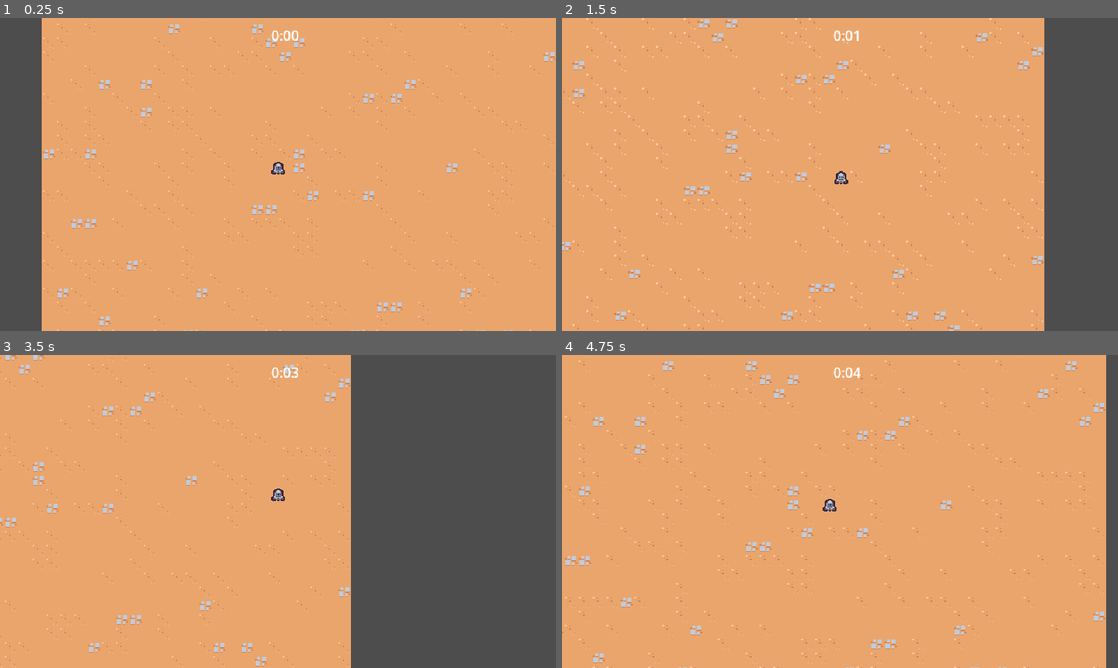
Above: before the commit, frames 1-4 (two rows, left to right).
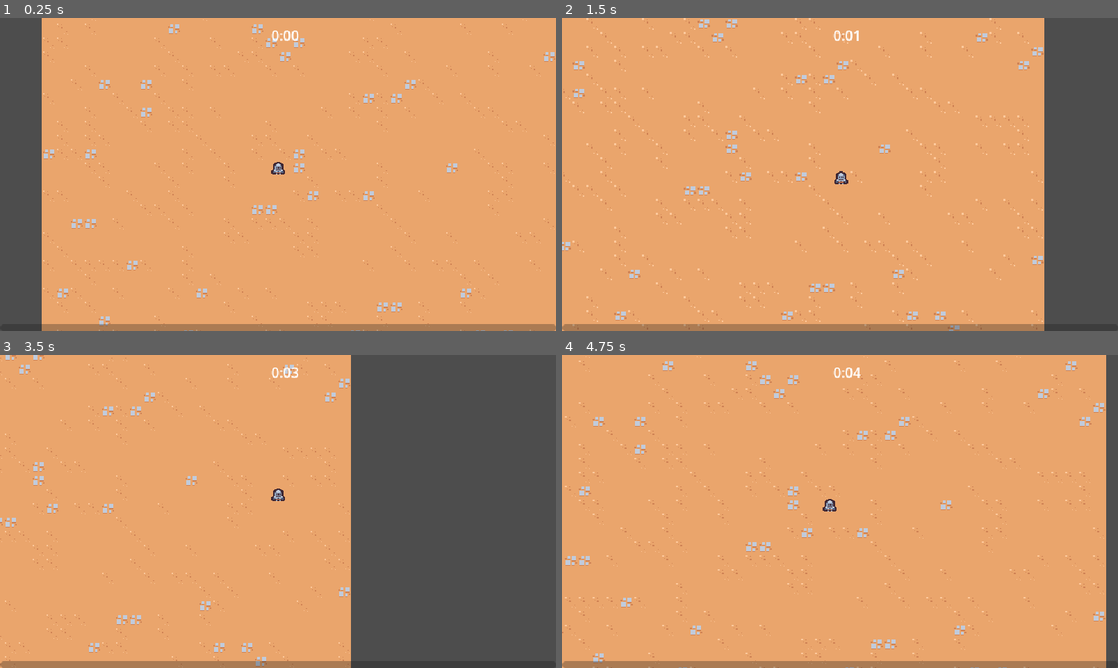
Above: after the commit, the same moments.

Repository: ErenJaegerKing/Dream_Learn
Game: Godot game, scene res://scenes/main/main.tscn
The game is run twice, just before and just after one commit, with the same random seed, the same clock (stepped at 60 frames per second) and the same inputs.
Inputs:
- Up to frame 1 (0.25 s): no input
- Up to frame 2 (1.5 s): tap Enter at 0.5 s; hold D (move_right ) 0.53-1.28 s; hold S (move_down) from 1.28 s (still down)
- Up to frame 3 (3.5 s): release S (move_down) at 2.03 s; hold D (move_right ) 2.03-2.78 s; hold W (move_up) from 2.78 s (still down)
- Up to frame 4 (4.75 s): release W (move_up) at 3.53 s; hold A (move_left) from 3.53 s (still down)

The runs differ from the first frame. In frame 1, 2.1% of the frame differs, in the area x 7-100%, y 97-100%; in frame 2, 1.9%; in frame 3, 1.4%; in frame 4, 2.2%, in the area x 0-98%, y 97-100%.

Commit message:
第二章 基础建设 创建经验条 遇到困难和挫折可以让自己枯萎一下，日子还长呢，心中要有希望

Diff:
--- a/2D Game/scenes/main/main.tscn
+++ b/2D Game/scenes/main/main.tscn
@@ -1,10 +1,11 @@
-[gd_scene load_steps=8 format=3 uid="uid://dwyxoyua56sl6"]
+[gd_scene load_steps=9 format=3 uid="uid://dwyxoyua56sl6"]
 
 [ext_resource type="PackedScene" uid="uid://pqjla58oxptj" path="res://scenes/ui/arena_time_ui.tscn" id="1_3gmii"]
 [ext_resource type="PackedScene" uid="uid://gqbaec3ji7cm" path="res://scenes/manager/enemy_spawner_manager.tscn" id="1_d50ym"]
 [ext_resource type="TileSet" uid="uid://calma4rax61cm" path="res://resources/tileset.tres" id="1_n5n26"]
 [ext_resource type="PackedScene" uid="uid://dbhe5g3bwuaq" path="res://scenes/game_object/player/player.tscn" id="1_xheb7"]
 [ext_resource type="PackedScene" uid="uid://r27f01320ygi" path="res://scenes/manager/arena_time_manager.tscn" id="2_02oce"]
+[ext_resource type="PackedScene" uid="uid://drrrpaludrxla" path="res://scenes/ui/experience_bar.tscn" id="2_j60yy"]
 [ext_resource type="PackedScene" uid="uid://cf3h8mvmqbshf" path="res://scenes/game_object/game_camera/game_camera.tscn" id="3_k6ttt"]
 [ext_resource type="PackedScene" uid="uid://bvmqukakjydfn" path="res://scenes/manager/experience_manager.tscn" id="4_1w208"]
 
@@ -12,6 +13,9 @@
 
 [node name="ArenaTimeUI" parent="." node_paths=PackedStringArray("area_time_manager") instance=ExtResource("1_3gmii")]
 area_time_manager = NodePath("../ArenaTimeManager")
+
+[node name="ExperienceBar" parent="." node_paths=PackedStringArray("experience_manager") instance=ExtResource("2_j60yy")]
+experience_manager = NodePath("../ExperienceManager")
 
 [node name="ArenaTimeManager" parent="." instance=ExtResource("2_02oce")]
 
--- a/2D Game/scenes/manager/experience_manager.gd
+++ b/2D Game/scenes/manager/experience_manager.gd
@@ -1,7 +1,19 @@
 extends Node
+
+# 创建经验更新信号
+signal experience_update(current_experience: float,target_experience: float)
+
+# 创建升级后经验值增加常量
+const TARGET_EXPERIENCE_GROWTH = 5
+
+# 创建变量初始化当前等级
+var current_level = 1
 
 # 创建经验值变量，并初始化为0
 var current_experience = 0
+
+# 创建变量初始化1级经验值
+var target_experience = 5
 
 func _ready() -> void:
 	#连接全局事件中的信号触发事件
@@ -9,8 +21,21 @@
 
 # 创建一个函数来增加经验值
 func incurrent_experience(number:float):
-	#经验值会随着传入参数的数值而增加
-	current_experience += number
+	#钳制经验值变化 让我们获取到经验值始终小于升级经验值
+	current_experience = min(current_experience + number,target_experience)
+
+	# 发出信号传输我们的变量数值
+	experience_update.emit(current_experience,target_experience)
+
+	# 提升等级和升级最大经验值
+	# 获取到的经验值等于升级经验值
+	if current_experience == target_experience:
+		current_level += 1
+		target_experience += TARGET_EXPERIENCE_GROWTH
+		current_experience = 0
+		# 再次发送信号传输数值
+		experience_update.emit(current_experience,target_experience)
+
 	# 测试 打印经验值
 	print(current_experience)
 
--- /dev/null
+++ b/2D Game/scenes/ui/experience_bar.gd
@@ -0,0 +1,20 @@
+extends CanvasLayer
+
+# 创建可以配置的变量获取
+@export var experience_manager : Node
+
+# 用变量获取节点
+@onready var progress_bar = %ProgressBar
+
+func _ready() -> void:
+	# 初始化经验条的数值为0
+	progress_bar.value = 0
+	#连接信号获取传入的数值
+	experience_manager.experience_update.connect(on_experience_update)
+
+func on_experience_update(current_experience: float, target_experience: float):
+	# 计算百分比需要除数不能为0,这里可以判断一下防止出问题
+	# 计算经验条百分比
+	var percent = current_experience / target_experience
+	#设定经验条的value为计算出来的结果
+	progress_bar.value = percent
--- /dev/null
+++ b/2D Game/scenes/ui/experience_bar.tscn
@@ -0,0 +1,24 @@
+[gd_scene load_steps=2 format=3 uid="uid://drrrpaludrxla"]
+
+[ext_resource type="Script" path="res://scenes/ui/experience_bar.gd" id="1_pgx10"]
+
+[node name="ExperienceBar" type="CanvasLayer"]
+script = ExtResource("1_pgx10")
+
+[node name="MarginContainer" type="MarginContainer" parent="."]
+anchors_preset = 15
+anchor_right = 1.0
+anchor_bottom = 1.0
+grow_horizontal = 2
+grow_vertical = 2
+mouse_filter = 2
+
+[node name="ProgressBar" type="ProgressBar" parent="MarginContainer"]
+unique_name_in_owner = true
+custom_minimum_size = Vector2(0, 8)
+layout_mode = 2
+size_flags_vertical = 8
+mouse_filter = 2
+max_value = 1.0
+value = 0.5
+show_percentage = false
